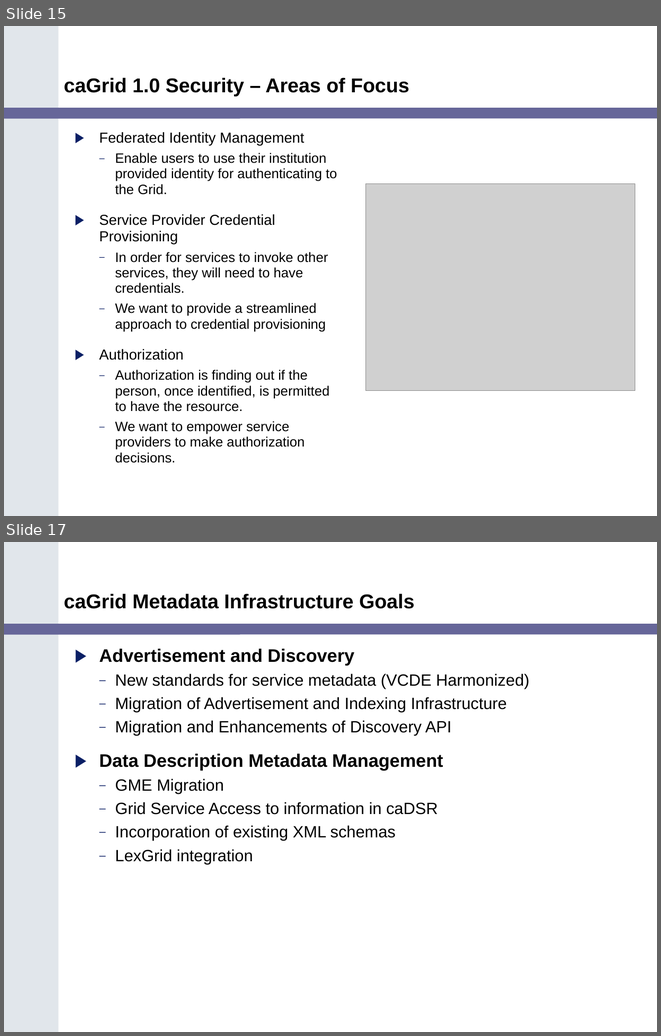
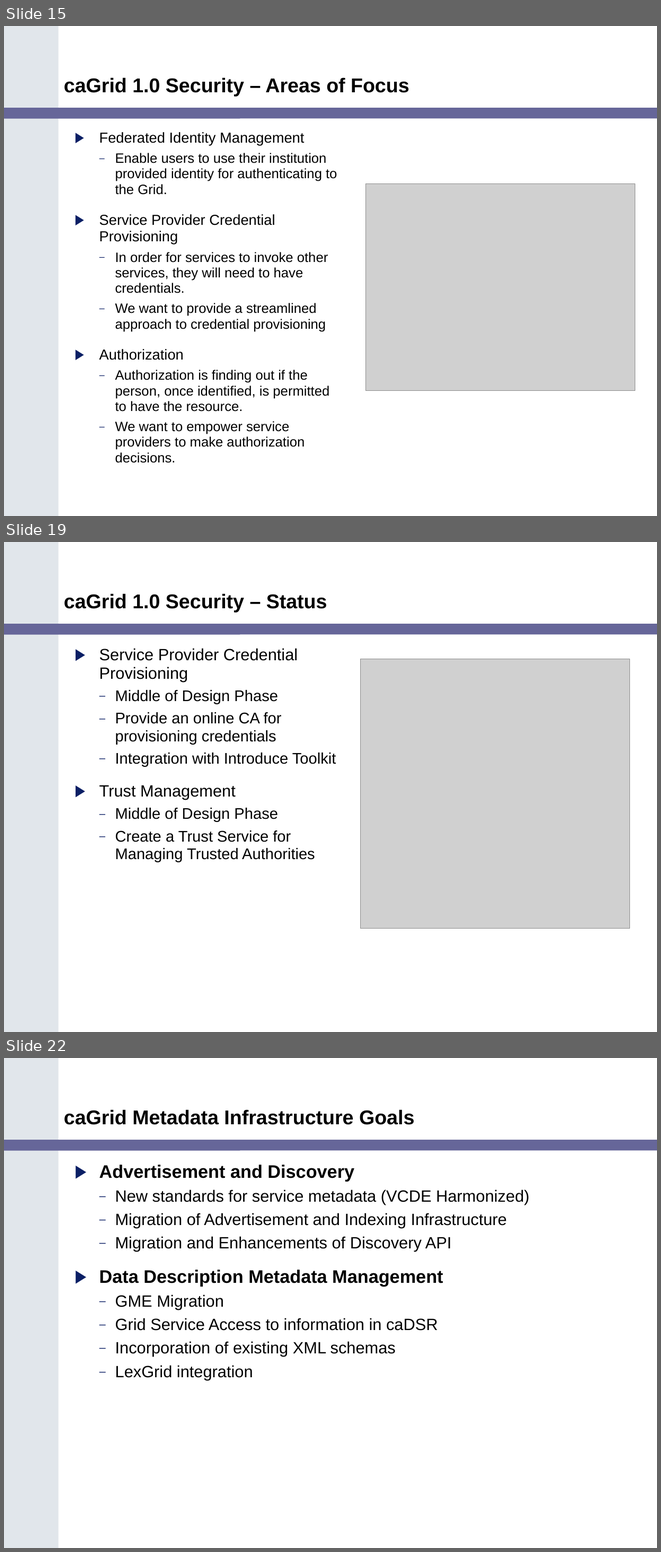
Before and after one commit to NCIP/cagrid-portal, a slide deck: cagrid-1-0/Documentation/presentations/200602_VCDE_ARCH/caGrid_Update_Arch_VCDE_Feb1.ppt. Shown one above the other, each under a label of ours: slides 15 and 17 before the commit, slides 15, 19 and 22 after it; the slides between them are not shown. The pictures are 661x1036 and 661x1552 pixels, drawn with LibreOffice and Linux fonts; fonts in the diff are those of the drawing; grey boxes stand for pictures; background and template pictures are left out. Boxes give left, top, right and bottom in pixels: in the first picture for what was removed or moved away, otherwise in the second. Text is boxed around its words. In the diff, an @@ line names an element or a change of style, - is before the commit and + after.

```diff
--- a/cagrid-1-0/Documentation/presentations/200602_VCDE_ARCH/caGrid_Update_Arch_VCDE_Feb1.ppt
+++ b/cagrid-1-0/Documentation/presentations/200602_VCDE_ARCH/caGrid_Update_Arch_VCDE_Feb1.ppt
@@ slide 19 added at [4,542,657,1032], background #FFFFFF; not listed: 2 template elements that a slide beside it also shows @@
@@ title added at [64,593,327,612], 22 pt, text #000000, bold @@
+caGrid 1.0 Security – Status
@@ text added at [99,648,336,862], 17 pt, text #000000 @@
+▶ Service Provider Credential Provisioning
+  – Middle of Design Phase
+  – Provide an online CA for provisioning credentials
+  – Integration with Introduce Toolkit
+▶ Trust Management
+  – Middle of Design Phase
+  – Create a Trust Service for Managing Trusted Authorities
@@ picture added at [361,659,630,928] @@
@@ what was slide 17 is now slide 22 @@
```
Also in this commit, not shown: 1 slide changed, 4 other slides added.
